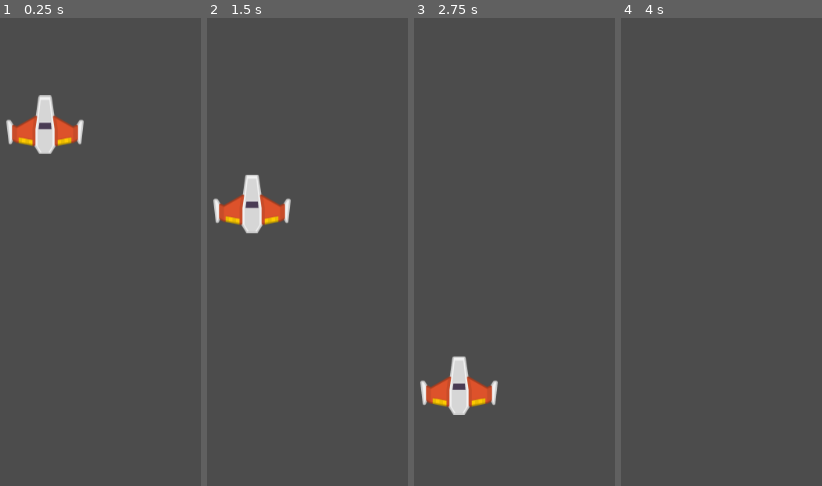
Above: before the commit, frames 1-4 (left to right).
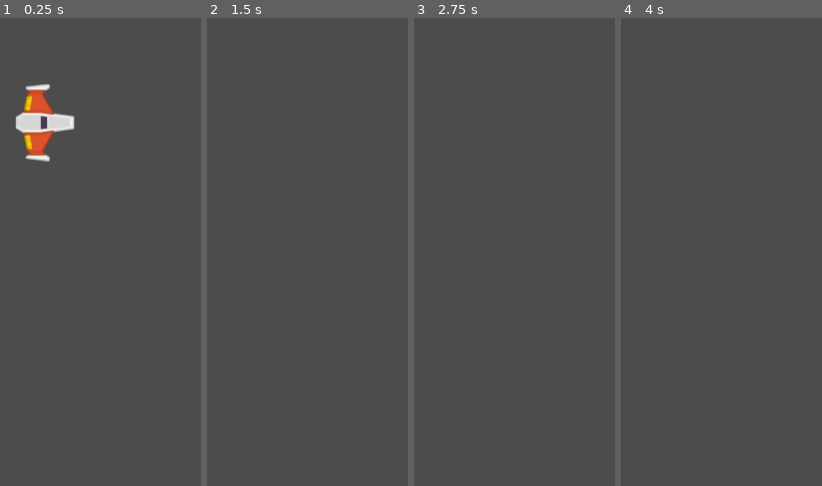
Above: after the commit, the same moments.

Repository: AgustinCampanella/PixelLab-Etapa3
Game: Godot game, scene res://Juego/Niveles/NivelTest.tscn
Two runs of this game, one before a commit and one after it. Both use one fixed random seed, a clock stepped at 60 frames per second and the inputs below.
Inputs:
- Up to frame 1 (0.25 s): no input
- Up to frame 2 (1.5 s): hold W (mover_adelante, bound only after the commit) 0.53-1.28 s; hold A (rotar_antihorario, bound only after the commit) 0.53-1.28 s; tap D (rotar_horario, bound only after the commit) at 0.8, 1.35 s; hold S (mover_atras, bound only after the commit) from 1.28 s (still down)
- Up to frame 3 (2.75 s): tap A (rotar_antihorario, bound only after the commit) at 1.55 s; release S (mover_atras, bound only after the commit) at 2.03 s; hold W (mover_adelante, bound only after the commit) from 2.03 s (still down); hold A (rotar_antihorario, bound only after the commit) from 2.03 s (still down); tap D (rotar_horario, bound only after the commit) at 2.3 s
- Up to frame 4 (4 s): release A (rotar_antihorario, bound only after the commit) at 2.78 s; tap D (rotar_horario, bound only after the commit) at 2.85, 3.8 s; tap A (rotar_antihorario, bound only after the commit) at 3.05 s; release W (mover_adelante, bound only after the commit) at 3.53 s; hold S (mover_atras, bound only after the commit) from 3.53 s (still down); hold A (rotar_antihorario, bound only after the commit) from 3.53 s (still down)

The runs differ from the first frame. In frame 1, 3.3% of the frame differs, in the area x 2-42%, y 14-31%; in frame 2, 2.4%; in frame 3, 2.4%; in frame 4, nothing differs.

Commit message:
Mejora al movimiento del player

Diff:
--- a/Juego/Naves/Player/MaterialFisico.tres
+++ b/Juego/Naves/Player/MaterialFisico.tres
@@ -1,3 +1,4 @@
 [gd_resource type="PhysicsMaterial" format=2]
 
 [resource]
+friction = 0.0
--- /dev/null
+++ b/Juego/Naves/Player/Player.gd
@@ -0,0 +1,32 @@
+extends RigidBody2D
+
+## Atributos Export
+export var potencia_motor:int = 20
+export var potencia_rotacion:int = 280
+
+## Atributos
+var empuje:Vector2 = Vector2.ZERO
+var dir_rotacion:int = 0
+
+## Metodos
+func _integrate_forces(state: Physics2DDirectBodyState) -> void:
+	apply_central_impulse(empuje.rotated(rotation))
+	apply_torque_impulse(dir_rotacion * potencia_rotacion)
+
+func _process(delta: float) -> void:
+	player_input()
+
+func player_input():
+	#Empuje
+	empuje = Vector2.ZERO
+	if Input.is_action_pressed("mover_adelante"):
+		empuje = Vector2(potencia_motor, 0)
+	elif Input.is_action_pressed("mover_atras"):
+		empuje = Vector2(-potencia_motor, 0)
+
+	#Rotacion
+	dir_rotacion = 0
+	if Input.is_action_pressed("rotar_antihorario"):
+		dir_rotacion -= 1
+	elif Input.is_action_pressed("rotar_horario"):
+		dir_rotacion += 1
--- a/Juego/Naves/Player/Player.tscn
+++ b/Juego/Naves/Player/Player.tscn
@@ -1,13 +1,20 @@
-[gd_scene load_steps=3 format=2]
+[gd_scene load_steps=5 format=2]
 
 [ext_resource path="res://Juego/Naves/Player/player_orange.png" type="Texture" id=1]
+[ext_resource path="res://Juego/Naves/Player/Player.gd" type="Script" id=2]
+[ext_resource path="res://Juego/Naves/Player/MaterialFisico.tres" type="PhysicsMaterial" id=3]
 
 [sub_resource type="CircleShape2D" id=1]
 radius = 36.0867
 
 [node name="Player" type="RigidBody2D"]
+physics_material_override = ExtResource( 3 )
+linear_damp = 1.0
+angular_damp = 4.0
+script = ExtResource( 2 )
 
 [node name="Sprite" type="Sprite" parent="."]
+rotation = 1.5708
 texture = ExtResource( 1 )
 
 [node name="CollisionShape2D" type="CollisionShape2D" parent="."]
--- a/Juego/Niveles/NivelTest.tscn
+++ b/Juego/Niveles/NivelTest.tscn
@@ -1,8 +1,12 @@
-[gd_scene load_steps=2 format=2]
+[gd_scene load_steps=3 format=2]
 
 [ext_resource path="res://Juego/Naves/Player/Player.tscn" type="PackedScene" id=1]
+[ext_resource path="res://Juego/Naves/Player/MaterialFisico.tres" type="PhysicsMaterial" id=2]
 
 [node name="NivelTest" type="Node2D"]
 
 [node name="Player" parent="." instance=ExtResource( 1 )]
 position = Vector2( 244.516, 134.131 )
+physics_material_override = ExtResource( 2 )
+gravity_scale = 0.0
+can_sleep = false
--- a/project.godot
+++ b/project.godot
@@ -19,6 +19,33 @@
 run/main_scene="res://Juego/Niveles/NivelTest.tscn"
 config/icon="res://icon.png"
 
+[input]
+
+mover_adelante={
+"deadzone": 0.5,
+"events": [ Object(InputEventKey,"resource_local_to_scene":false,"resource_name":"","device":0,"alt":false,"shift":false,"control":false,"meta":false,"command":false,"pressed":false,"scancode":87,"unicode":0,"echo":false,"script":null)
+, Object(InputEventKey,"resource_local_to_scene":false,"resource_name":"","device":0,"alt":false,"shift":false,"control":false,"meta":false,"command":false,"pressed":false,"scancode":16777232,"unicode":0,"echo":false,"script":null)
+ ]
+}
+mover_atras={
+"deadzone": 0.5,
+"events": [ Object(InputEventKey,"resource_local_to_scene":false,"resource_name":"","device":0,"alt":false,"shift":false,"control":false,"meta":false,"command":false,"pressed":false,"scancode":83,"unicode":0,"echo":false,"script":null)
+, Object(InputEventKey,"resource_local_to_scene":false,"resource_name":"","device":0,"alt":false,"shift":false,"control":false,"meta":false,"command":false,"pressed":false,"scancode":16777234,"unicode":0,"echo":false,"script":null)
+ ]
+}
+rotar_horario={
+"deadzone": 0.5,
+"events": [ Object(InputEventKey,"resource_local_to_scene":false,"resource_name":"","device":0,"alt":false,"shift":false,"control":false,"meta":false,"command":false,"pressed":false,"scancode":68,"unicode":0,"echo":false,"script":null)
+, Object(InputEventKey,"resource_local_to_scene":false,"resource_name":"","device":0,"alt":false,"shift":false,"control":false,"meta":false,"command":false,"pressed":false,"scancode":16777233,"unicode":0,"echo":false,"script":null)
+ ]
+}
+rotar_antihorario={
+"deadzone": 0.5,
+"events": [ Object(InputEventKey,"resource_local_to_scene":false,"resource_name":"","device":0,"alt":false,"shift":false,"control":false,"meta":false,"command":false,"pressed":false,"scancode":65,"unicode":0,"echo":false,"script":null)
+, Object(InputEventKey,"resource_local_to_scene":false,"resource_name":"","device":0,"alt":false,"shift":false,"control":false,"meta":false,"command":false,"pressed":false,"scancode":16777231,"unicode":0,"echo":false,"script":null)
+ ]
+}
+
 [rendering]
 
 environment/default_environment="res://default_env.tres"
